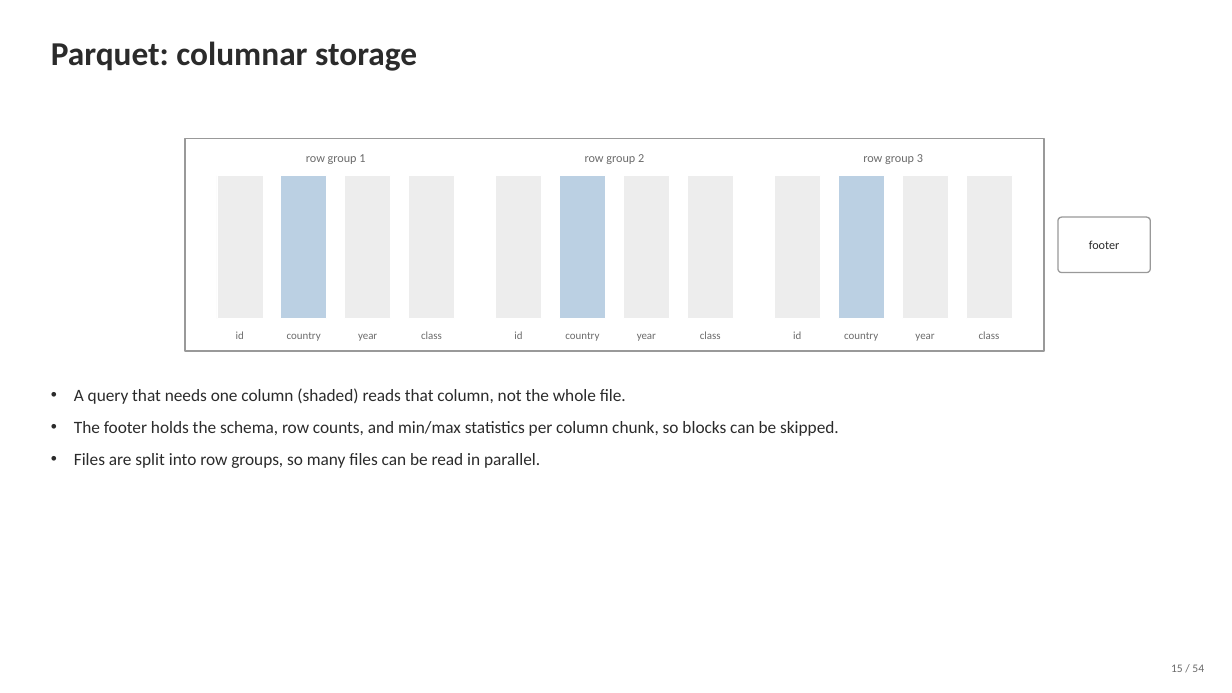
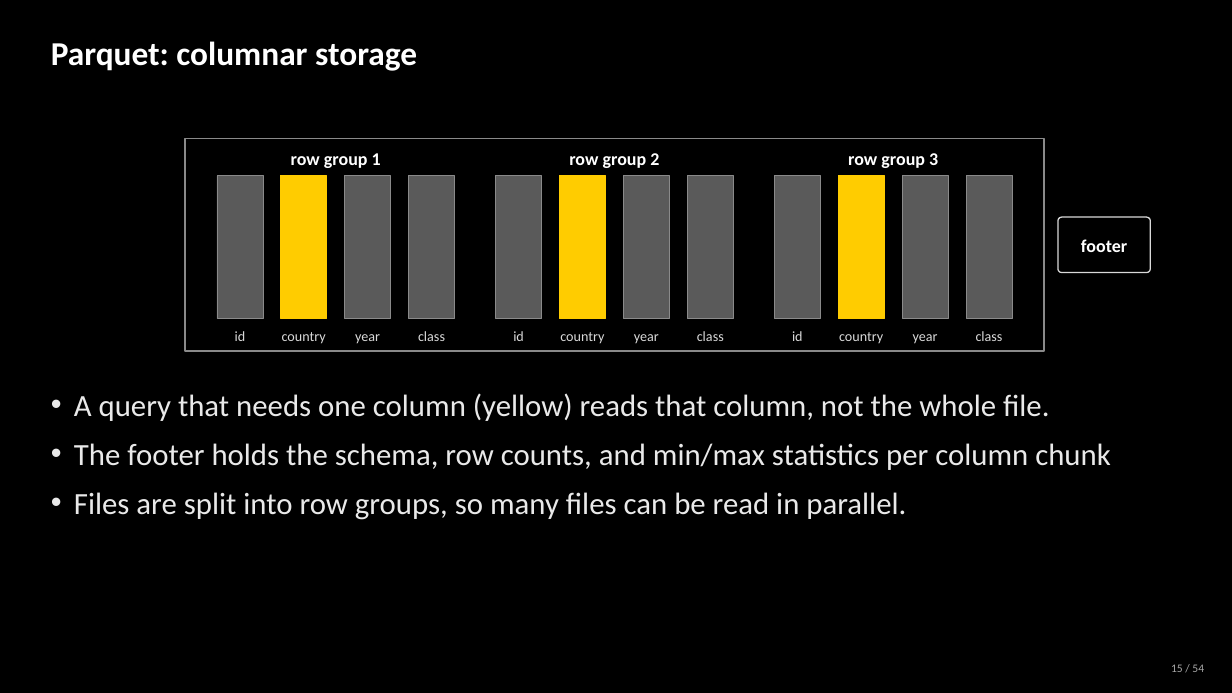
Before and after one commit to milliechapman/dsep, a slide deck: slide 25 of dsep2.pptx (slide 26 before the commit). Drawn at 1232x693 pixels with LibreOffice and Linux fonts; fonts in the diff are those of the drawing. Boxes give left, top, right and bottom in pixels: in the first picture for what was removed or moved away, otherwise in the second. Text is boxed around its words. In the diff, an @@ line names an element or a change of style, - is before the commit and + after.

```diff
--- a/dsep2.pptx
+++ b/dsep2.pptx
@@ background #FFFFFF to #000000 @@
@@ text "Parquet: columnar storage" at bbox=[51, 41, 417, 71]: text colour #2B2B2B to #FFFFFF @@
@@ rectangle at bbox=[185, 139, 1044, 351]: outline #999999 1.25 pt to #8A8A8A 1.25 pt @@
@@ size 9.5 to 14 pt, text colour #6B6B6B to #FFFFFF, bold on in 3 elements at bbox=[291, 153, 381, 168], bbox=[569, 153, 659, 168], bbox=[848, 153, 938, 168] @@
@@ fill #BBD0E3 to #FFCC00; outline #FFFFFF 0.5 pt to #FFCC00 0.5 pt in 3 elements at bbox=[281, 176, 327, 319], bbox=[560, 176, 606, 319], bbox=[838, 176, 884, 319] @@
@@ fill #EDEDED to #5A5A5A; outline #FFFFFF 0.5 pt to #8A8A8A 0.5 pt in 9 elements at bbox=[217, 176, 263, 319], bbox=[345, 176, 391, 319], bbox=[409, 176, 455, 319], bbox=[495, 176, 542, 319], bbox=[624, 176, 670, 319], bbox=[688, 176, 734, 319], bbox=[775, 176, 821, 319], bbox=[902, 176, 948, 319], bbox=[967, 176, 1013, 319] @@
@@ text "footer" at bbox=[1081, 239, 1127, 252]: size 9.5 to 14 pt, text colour #2B2B2B to #FFFFFF, bold on @@
@@ rounded rectangle at bbox=[1058, 217, 1151, 273]: fill #FFFFFF to #000000; outline #999999 1 pt to #D9D9D9 1 pt @@
@@ size 8.5 to 11 pt, text colour #6B6B6B to #D9D9D9 in 12 elements at bbox=[235, 331, 246, 341], bbox=[282, 332, 326, 344], bbox=[355, 334, 380, 343], bbox=[418, 331, 445, 341], bbox=[513, 331, 524, 341], bbox=[560, 332, 604, 343], bbox=[634, 334, 659, 343], bbox=[697, 331, 724, 341], bbox=[792, 331, 803, 341], bbox=[839, 332, 883, 343], bbox=[913, 334, 938, 344], bbox=[976, 331, 1003, 341] @@
@@ text at bbox=[74, 393, 1110, 470]: text changed; size 13.5 to 24 pt; text colour #2B2B2B to #E9E9E9 @@
-• A query that needs one column (shaded) reads that column, not the whole file.
-• The footer holds the schema, row counts, and min/max statistics per column chunk, so blocks can be skipped.
+• A query that needs one column (yellow) reads that column, not the whole file.
+• The footer holds the schema, row counts, and min/max statistics per column chunk
@@ text at bbox=[74, 492, 906, 520]: size 13.5 to 24 pt, text colour #2B2B2B to #E9E9E9 in "Files are split into row groups, so ..." @@
@@ text "15 / 54" at bbox=[1171, 664, 1204, 672]: text colour #6B6B6B to #A6A6A6 @@
```
Also in this commit, not shown: 13 other slides changed, 12 slides added, 2 slides removed, 6 other files.
